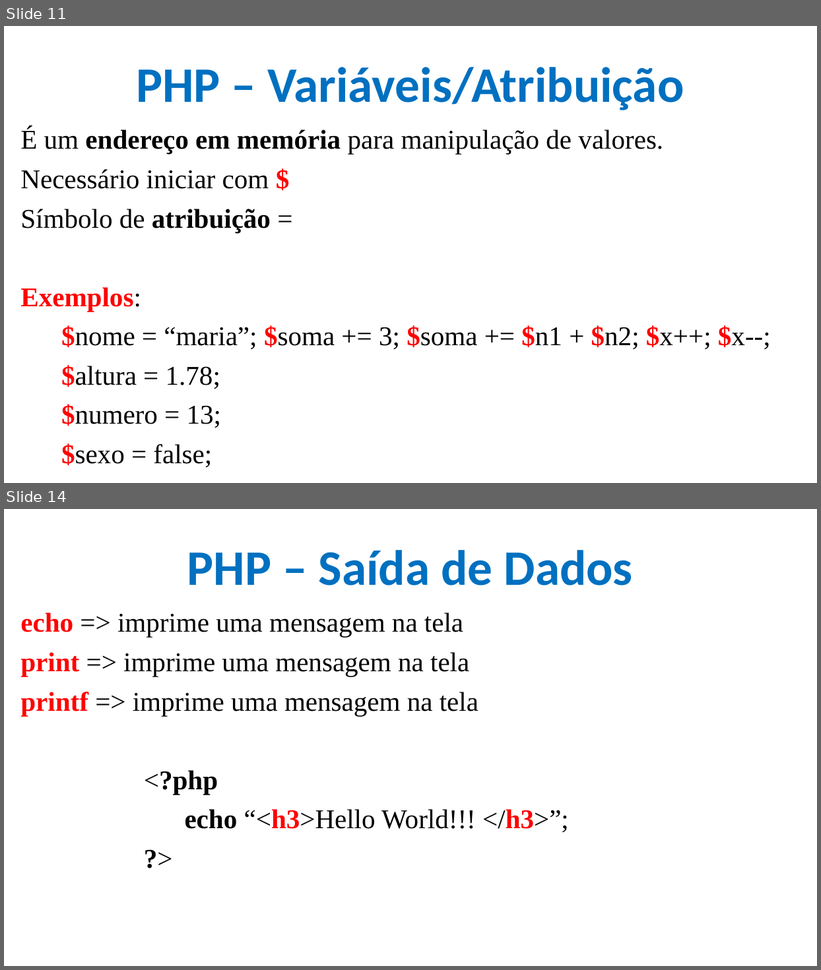
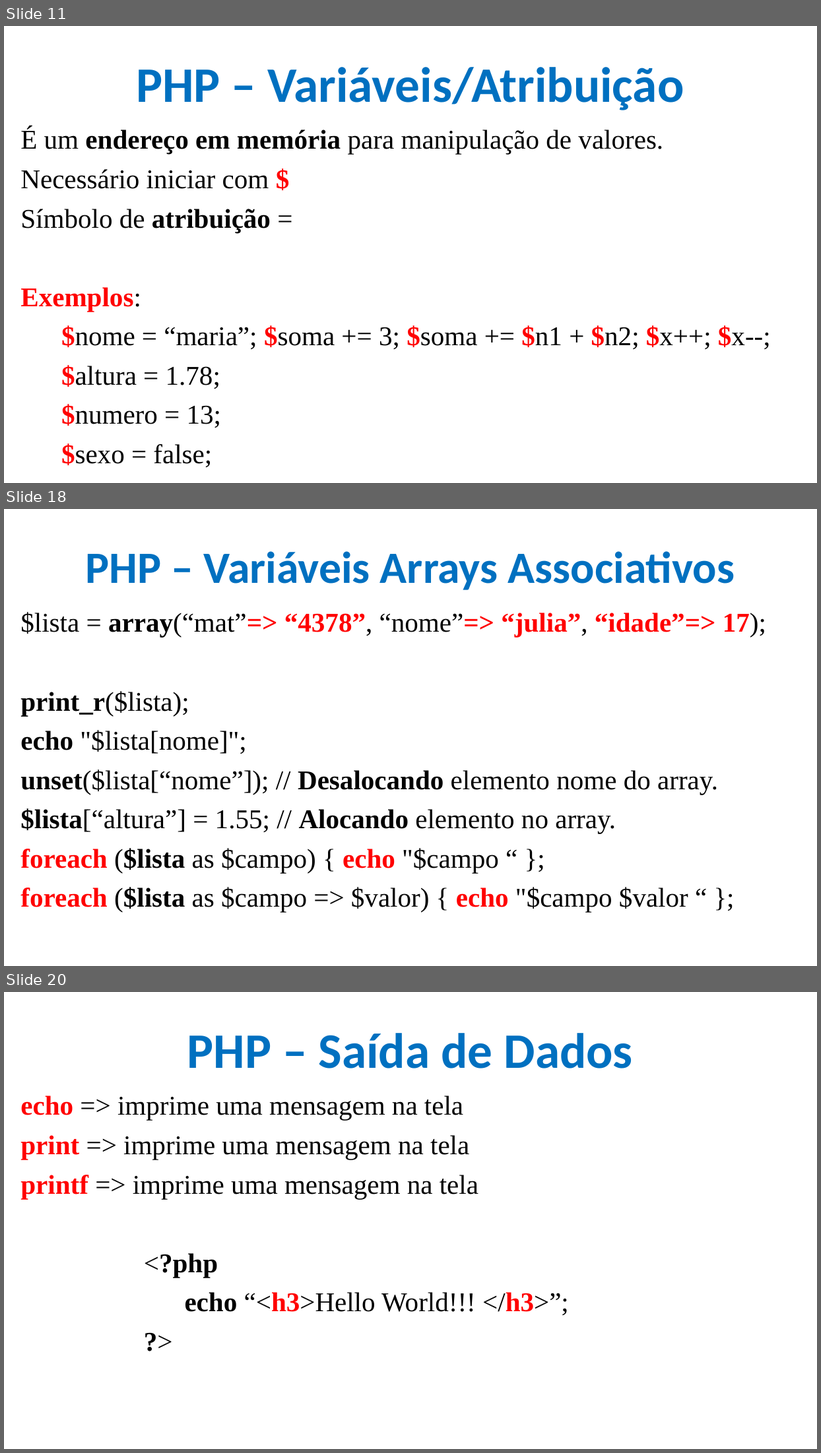
Before and after one commit to CloudEducationBrazil/WydenDesenvolvimentoWebPHP, a slide deck: 01 Classes/Aula 12 e 13 Desenvolvimento Web PHP - PHP.pptx. Shown one above the other, each under a label of ours: slides 11 and 14 before the commit, slides 11, 18 and 20 after it; the slides between them are not shown. The pictures are 821x970 and 821x1453 pixels, drawn with LibreOffice and Linux fonts; fonts in the diff are those of the drawing; background and template pictures are left out. Boxes give left, top, right and bottom in pixels: in the first picture for what was removed or moved away, otherwise in the second. Text is boxed around its words. In the diff, an @@ line names an element or a change of style, - is before the commit and + after.

```diff
--- a/01 Classes/Aula 12 e 13 Desenvolvimento Web PHP - PHP.pptx
+++ b/01 Classes/Aula 12 e 13 Desenvolvimento Web PHP - PHP.pptx
@@ slide 18 added at [4, 509, 817, 966], background picture (left out) @@
@@ title added at [86, 551, 735, 590], 39.6 pt, text #0070C0, bold @@
+PHP – Variáveis Arrays Associativos
@@ text added at [20, 612, 766, 912], 24 pt, text #000000 @@
+$lista = array(“mat”=> “4378”, “nome”=> “julia”, “idade”=> 17);
+print_r($lista);
+echo "$lista[nome]";
+unset($lista[“nome”]); // Desalocando elemento nome do array.
+$lista[“altura”] = 1.55; // Alocando elemento no array.
+foreach ($lista as $campo) { echo "$campo “ };
+foreach ($lista as $campo => $valor) { echo "$campo $valor “ };
@@ what was slide 14 is now slide 20 @@
```
Also in this commit, not shown: 6 slides changed, 16 other slides added.
